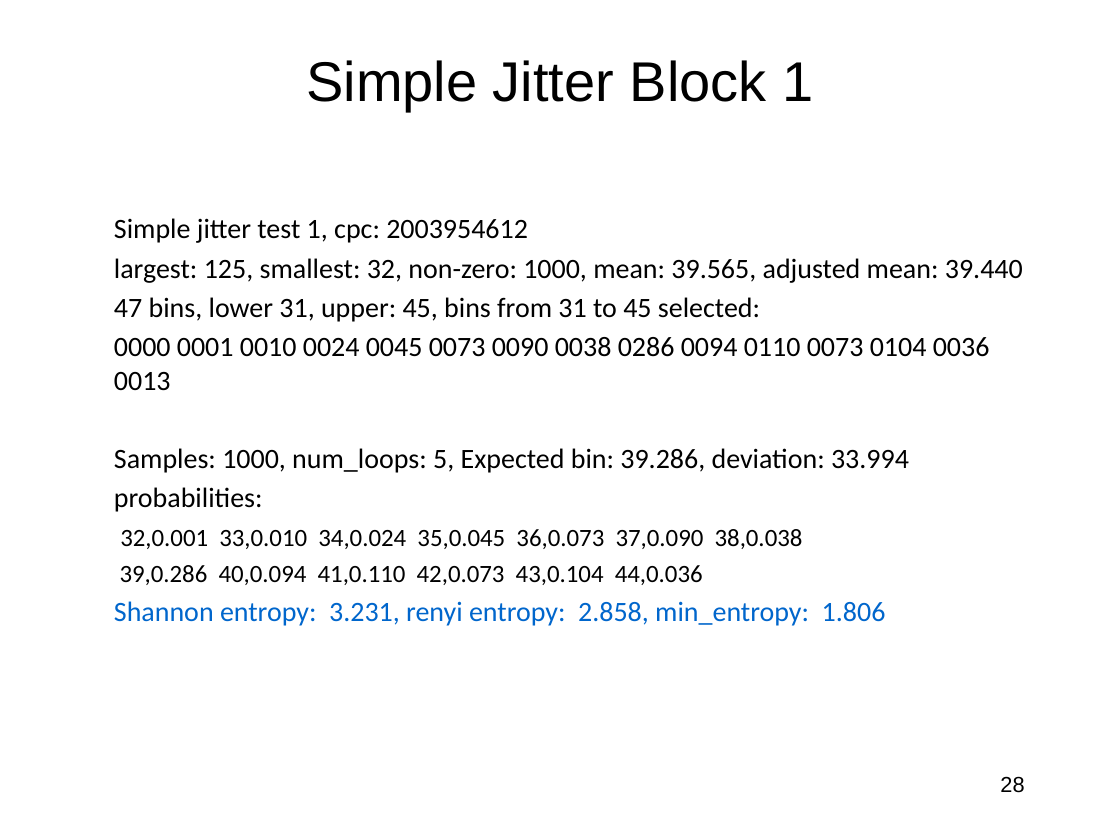
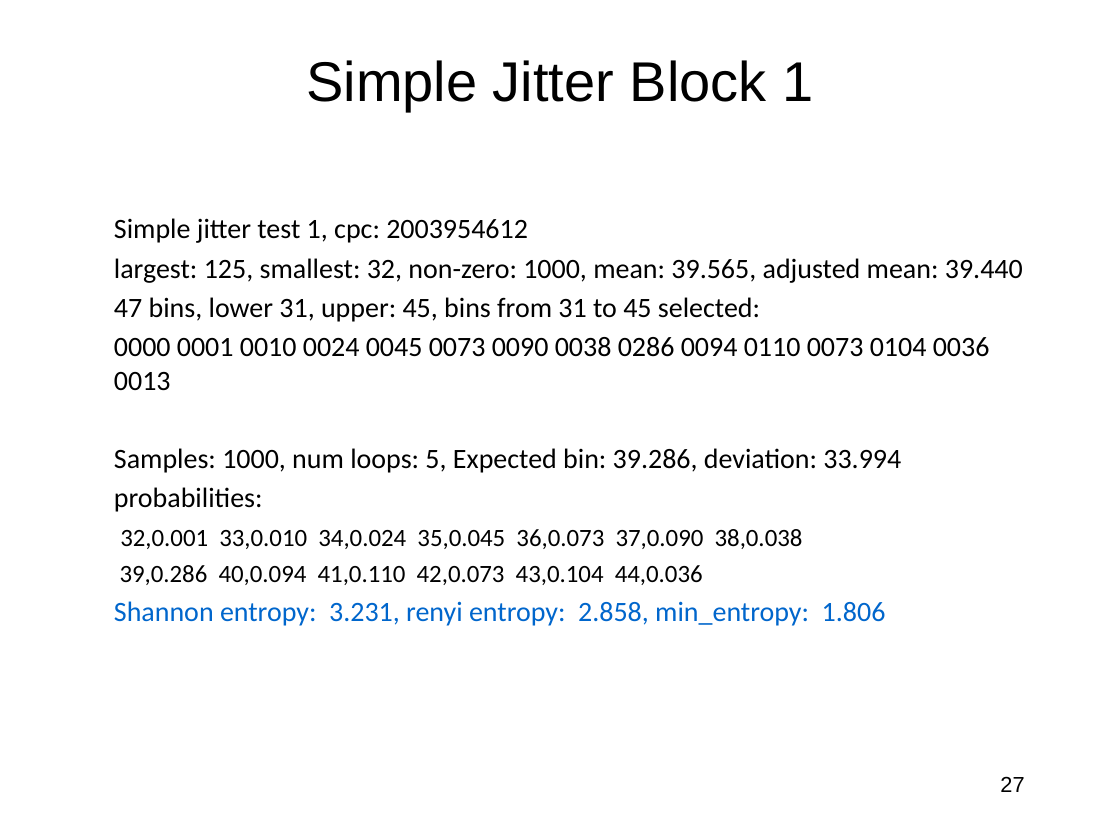
Before and after one commit to jlmucb/class_notes, a slide deck: slide 27 of BerkeleyClass/CS290Spring2013/Lectures/entropy_talk.pptx (slide 28 before the commit). Drawn at 1120x840 pixels with LibreOffice and Linux fonts; fonts in the diff are those of the drawing. Boxes give left, top, right and bottom in pixels: in the first picture for what was removed or moved away, otherwise in the second. Text is boxed around its words. In the diff, an @@ line names an element or a change of style, - is before the commit and + after.

```diff
--- a/BerkeleyClass/CS290Spring2013/Lectures/entropy_talk.pptx
+++ b/BerkeleyClass/CS290Spring2013/Lectures/entropy_talk.pptx
@@ text at [114,448,901,473]: text changed @@
-Samples: 1000, num_loops: 5, Expected bin: 39.286, deviation: 33.994
+Samples: 1000, num loops: 5, Expected bin: 39.286, deviation: 33.994
@@ page number at [1000,776,1024,792]: text changed @@
-28
+27
```
Also in this commit, not shown: 22 other slides changed, 2 slides added, 3 slides removed.
